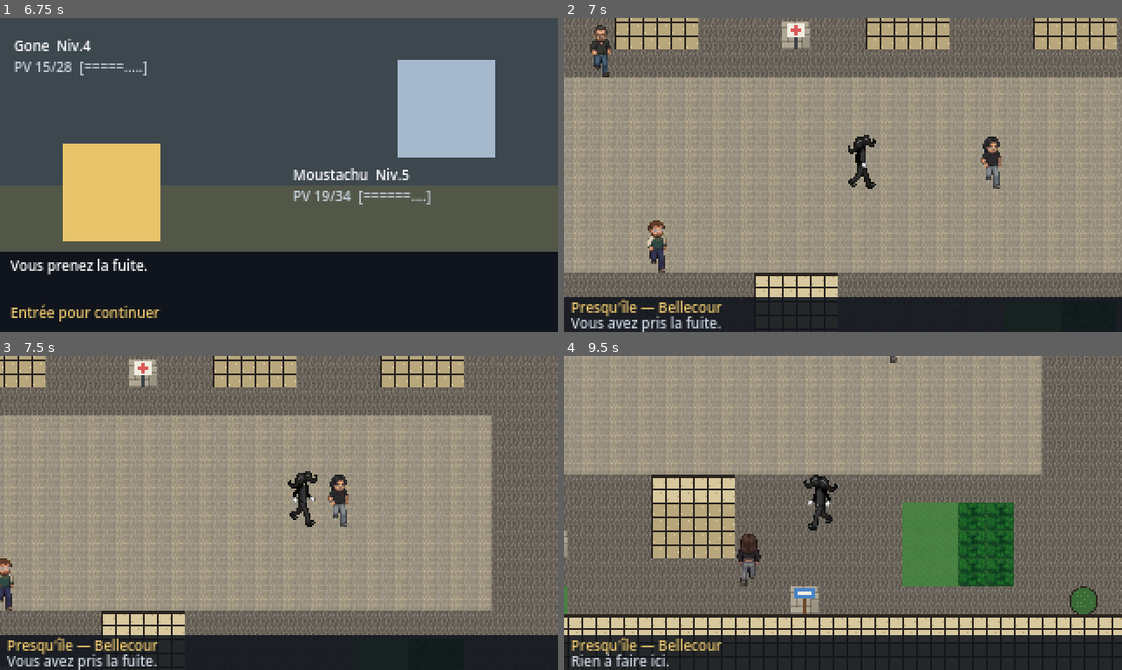
Above: before the commit, frames 1-4 (two rows, left to right).
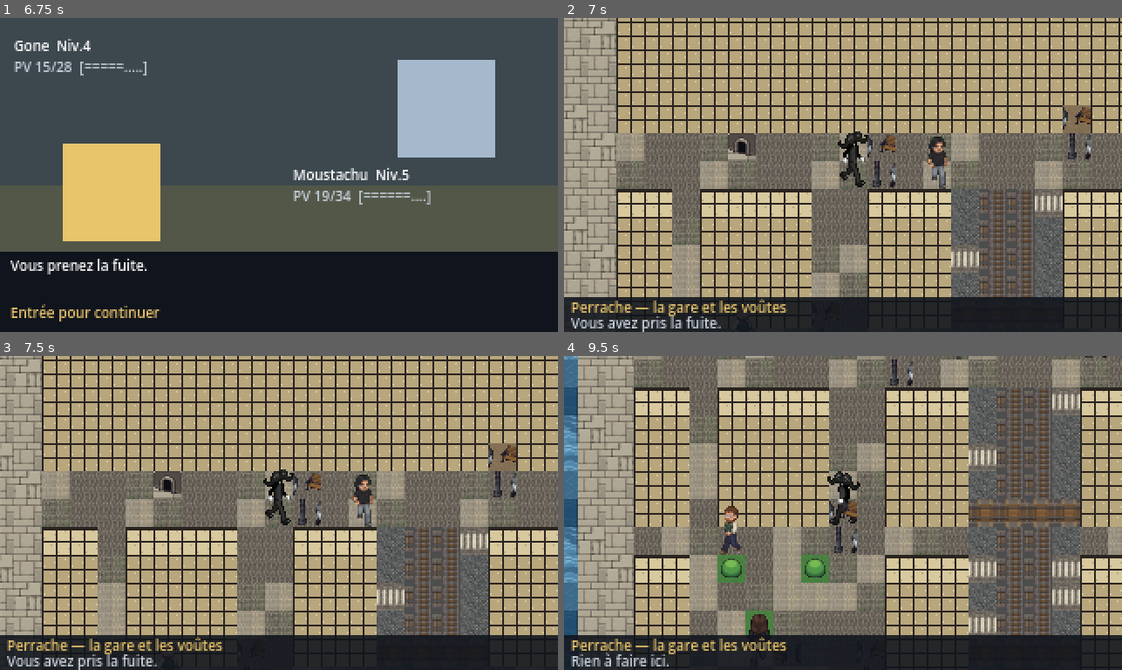
Above: after the commit, the same moments.

Repository: ThibaultGRAND/EEMIDEX
Game: Godot game, scene res://scenes/battle/battle.tscn
Two runs of this game, one before a commit and one after it. Both use one fixed random seed, a clock stepped at 60 frames per second and the inputs below. This scene is started directly instead of the project's main scene.
Inputs:
- Up to frame 1 (6.75 s): tap Enter (ui_accept) at 0.5, 0.77, 1.25, 1.52, 2, 2.75, 3.02, 3.5, 3.77, 4.25, 4.52, 6.02 s; hold Up (ui_up) 0.53-2.03 s; tap Tab every 1.5 s from 0.6 to 6.6 s; tap Shift every 1.5 s from 1.35 to 5.85 s; hold Left (ui_left) 2.03-3.53 s; hold Down (ui_down) 3.53-4.28 s; hold Right (ui_right) 4.28-5.03 s; hold Up (ui_up) 5.03-5.78 s; hold Right (ui_right) from 5.78 s (still down)
- Up to frame 2 (7 s): keep holding Right (ui_right); tap Enter (ui_accept) at 6.77 s
- Up to frame 3 (7.5 s): keep holding Right (ui_right); tap Shift at 7.35 s
- Up to frame 4 (9.5 s): tap Enter (ui_accept) at 7.52, 9.02 s; release Right (ui_right) at 8.03 s; hold Down (ui_down) 8.03-8.78 s; tap Tab at 8.1 s; hold Left (ui_left) from 8.78 s (still down); tap Shift at 8.85 s

Frame 1 is identical in both runs. In frame 2, 71% of the frame differs, in the area x 0-100%, y 0-95%; in frame 3, 72%; in frame 4, 70%.

Commit message:
La carte de la Confluence, sauvegarde auto et interface redimensionnable
Carte : les trois anciennes zones laissent place aux quatre zones de la
Confluence, de Perrache au Musee, avec la Saone a l'ouest, le Rhone a l'est
et les voies ferrees au milieu. tools/verifier_plans.py controle largeur des
lignes, caracteres connus, sorties qui se repondent, joignabilite a pied, et
qu'aucun depart ni arrivee ne soit coiffe par le haut d'un batiment, ou l'on
serait invisible.

Sols : les grands aplats sont casses par des variantes tirees de facon
stable, pour qu'une meme case garde toujours la meme tuile.

Sauvegarde : GameState.sauvegarde_auto() est appele apres un combat, au
changement de zone et au poste de soin. Fermer un onglet ne previent pas.

Interface : les mini-jeux, l'ecran titre, l'ecran de combat et le HUD de la
carte passent en ancrages proportionnels. La mise en page est identique au
pixel pres, mais ne depend plus de la resolution.

Outils : creer_gone.py fabrique les fiches .tres depuis les reponses au
formulaire, changer_resolution.py applique un changement d'echelle dans les
deux sens.

Co-Authored-By: Claude Opus 5 <noreply@anthropic.com>

Diff:
--- a/scenes/battle/battle.gd
+++ b/scenes/battle/battle.gd
@@ -327,17 +327,17 @@
 		await _dire("%s passe au niveau %d !" % [_actif.nom(), _actif.niveau])
 	if GameState.combat_est_boss:
 		GameState.lever_drapeau(&"gardien_battu")
-		await _dire("La colline est à vous. Fin du MVP : merci d'avoir joué.")
-		_quitter("Vous avez battu le gardien de Fourvière.")
+		await _dire("La pointe est à vous. Fin du MVP : merci d'avoir joué.")
+		_quitter("Vous avez battu le gardien du confluent.")
 		return
 	_quitter("%s a été battu." % _ennemi.nom())
 
 func _defaite() -> void:
 	await _dire("Toute l'équipe est hors de combat...")
 	GameState.soigner_equipe()
-	GameState.zone_courante = &"presquile"
-	GameState.case_joueur = Zones.zone(&"presquile")["depart"]
-	_quitter("Vous vous réveillez à Bellecour, l'équipe soignée.")
+	GameState.zone_courante = &"perrache"
+	GameState.case_joueur = Zones.zone(&"perrache")["depart"]
+	_quitter("Vous vous réveillez à Perrache, l'équipe soignée.")
 
 func _quitter(message: String) -> void:
 	if _fini:
@@ -347,5 +347,6 @@
 	GameState.rencontre_en_attente = null
 	GameState.combat_est_boss = false
 	GameState.dernier_resultat_combat = message
+	GameState.sauvegarde_auto()
 	GameState.equipe_modifiee.emit()
 	get_tree().change_scene_to_file(GameState.SCENE_MONDE)
--- a/scenes/world/player.gd
+++ b/scenes/world/player.gd
@@ -21,7 +21,17 @@
 @onready var _camera: Camera2D = %Camera
 
 func _ready() -> void:
+	_caler_sprite()
 	_rafraichir_image()
+
+## Pose les pieds du sprite sur le bas de la case, quelle que soit la taille de
+## l'image. Un decalage fige se faussait des qu'on changeait de resolution ou
+## qu'on remplacait la planche du personnage.
+func _caler_sprite() -> void:
+	if _sprite.texture == null:
+		return
+	var image := _sprite.texture.get_size() / Vector2(_sprite.hframes, _sprite.vframes)
+	_sprite.offset = Vector2(0.0, Zones.TAILLE_CASE / 2.0 - image.y / 2.0)
 
 ## Position en pixels du centre d'une case.
 static func centre_de(c: Vector2i) -> Vector2:
--- a/scenes/world/player.tscn
+++ b/scenes/world/player.tscn
@@ -10,7 +10,6 @@
 [node name="Sprite" type="Sprite2D" parent="."]
 unique_name_in_owner = true
 texture = ExtResource("2_sprite")
-offset = Vector2(0, -9)
 hframes = 2
 vframes = 4
 
--- a/scenes/world/world.gd
+++ b/scenes/world/world.gd
@@ -22,7 +22,7 @@
 	"ui_right": [Vector2i(1, 0), 3],
 }
 
-var zone_id: StringName = &"presquile"
+var zone_id: StringName = &"perrache"
 var zone: Dictionary = {}
 
 var _mode: Mode = Mode.LIBRE
@@ -85,7 +85,7 @@
 			var c: String = ligne[x]
 			var cellule := Vector2i(x, y)
 			if Zones.SOLS.has(c):
-				_poser(_sol, cellule, Zones.SOLS[c])
+				_poser(_sol, cellule, Zones.sol_de(c, cellule))
 			if c == "R":
 				_decor.set_cell(cellule, Zones.IMPORT, zone["tuile_ressource"])
 			elif Zones.DECORS.has(c):
@@ -133,13 +133,14 @@
 		var sortie: Array = sorties[c]
 		_charger_zone(StringName(sortie[0]), Vector2i(int(sortie[1]), int(sortie[2])))
 		_message("Vous arrivez : %s" % zone["titre"])
+		GameState.sauvegarde_auto()
 		return
 	match c:
 		"T":
 			var sortie_traboule := Zones.autre_traboule(zone_id, cellule)
 			_joueur.placer(sortie_traboule)
 			GameState.case_joueur = sortie_traboule
-			_message("Traboule : un raccourci entre deux cours.")
+			_message("Un passage sous les voies ferrées.")
 		"R":
 			_ramasser_ressource(cellule)
 		"g":
@@ -161,7 +162,7 @@
 		"M":
 			return "Entraînement. Entrée pour lancer un mini-jeu."
 		"X":
-			return "Quelqu'un garde la colline. Entrée pour l'affronter."
+			return "Quelqu'un garde la pointe. Entrée pour l'affronter."
 		_:
 			return ""
 
@@ -242,7 +243,7 @@
 
 func _lancer_combat_de_fin() -> void:
 	if GameState.drapeau(&"gardien_battu"):
-		_message("La colline est calme. Fin du MVP : merci d'avoir joué.")
+		_message("La pointe est calme. Fin du MVP : merci d'avoir joué.")
 		return
 	var gardien: GoneData = GameState.catalogue_gones.get(&"generique_gardien_fourviere")
 	if gardien == null:
@@ -277,6 +278,7 @@
 	match _case_courante():
 		"S":
 			GameState.soigner_equipe()
+			GameState.sauvegarde_auto()
 			_message("Toute l'équipe est soignée.")
 		"B":
 			_ouvrir_menu(&"boutique", _texte_boutique(), [
--- a/scenes/world/world.tscn
+++ b/scenes/world/world.tscn
@@ -27,46 +27,48 @@
 [node name="Hud" type="CanvasLayer" parent="."]
 
 [node name="Bandeau" type="ColorRect" parent="Hud"]
-offset_top = 160.0
-offset_right = 320.0
-offset_bottom = 180.0
+anchor_top = 0.889
+anchor_right = 1.0
+anchor_bottom = 1.0
 color = Color(0.0627451, 0.0784314, 0.109804, 0.878431)
 
 [node name="Zone" type="Label" parent="Hud"]
+anchor_top = 0.889
+anchor_right = 1.0
+anchor_bottom = 0.944
+offset_left = 4.0
+offset_right = -4.0
 unique_name_in_owner = true
-offset_left = 4.0
-offset_top = 160.0
-offset_right = 316.0
-offset_bottom = 170.0
 theme_override_colors/font_color = Color(0.913725, 0.772549, 0.419608, 1)
 theme_override_font_sizes/font_size = 8
-text = "Presqu'île"
+text = "Perrache"
 
 [node name="Message" type="Label" parent="Hud"]
+anchor_top = 0.939
+anchor_right = 1.0
+anchor_bottom = 0.994
+offset_left = 4.0
+offset_right = -4.0
 unique_name_in_owner = true
-offset_left = 4.0
-offset_top = 169.0
-offset_right = 316.0
-offset_bottom = 179.0
 theme_override_colors/font_color = Color(0.784314, 0.823529, 0.866667, 1)
 theme_override_font_sizes/font_size = 8
 text = ""
 
 [node name="Volet" type="ColorRect" parent="Hud"]
+anchor_left = 0.1
+anchor_top = 0.133
+anchor_right = 0.9
+anchor_bottom = 0.844
 unique_name_in_owner = true
 visible = false
-offset_left = 32.0
-offset_top = 24.0
-offset_right = 288.0
-offset_bottom = 152.0
 color = Color(0.0627451, 0.0784314, 0.109804, 0.952941)
 
 [node name="Overlay" type="Label" parent="Hud"]
+anchor_left = 0.125
+anchor_top = 0.167
+anchor_right = 0.875
+anchor_bottom = 0.822
 unique_name_in_owner = true
 visible = false
-offset_left = 40.0
-offset_top = 30.0
-offset_right = 280.0
-offset_bottom = 148.0
 theme_override_font_sizes/font_size = 8
 text = ""
--- a/scenes/world/zones.gd
+++ b/scenes/world/zones.gd
@@ -1,26 +1,37 @@
 class_name Zones
 extends RefCounted
-## Les 3 zones du MVP, decrites en texte. Une ligne = une rangee de cases.
+## Les 4 zones du MVP, decrites en texte. Une ligne = une rangee de cases.
 ## world.gd construit les TileMapLayer a partir de ces plans.
+##
+## Le quartier de la Confluence, parcouru du nord au sud : la gare de Perrache,
+## le faubourg Sainte-Blandine, le bassin de la darse, puis la pointe sud et le
+## Musee des Confluences. La Saone coule a l'ouest (a gauche), le Rhone a l'est
+## (a droite), les deux se rejoignent en bas de la derniere zone, et les voies
+## ferrees descendent au milieu du quartier.
 ##
 ## Legende :
 ##   #  batiment / mur (bloquant)     .  pave           ,  pave use
-##   q  dalle de quai                 w  eau (bloquant) s  sable
+##   m  pave mousse                   q  dalle de quai  d  terre
+##   w  eau (bloquant)                s  sable          p  ponton de bois
 ##   h  herbe courte                  g  herbe haute (rencontres)
-##   t  arbre (bloquant)              d  terre
+##   t  arbre (bloquant)              j  buisson (bloquant)
+##   b  ballast                       v  voie ferree (bloquant)
+##   =  passage a niveau              L  lampadaire (bloquant)
+##   n  banc public (bloquant)
 ##   S  soin      B  boutique     M  entrainement
-##   T  traboule  R  ressource    X  combat de fin
+##   T  passage sous les voies   R  ressource    X  combat de fin
 ##   1 2 3  sortie vers une autre zone
 
+## Tous les plans font 32 caracteres de large ; la hauteur varie d'une zone a
+## l'autre, la camera suit le joueur et se borne sur taille_pixels().
 const LARGEUR := 32
-const HAUTEUR := 20
 const TAILLE_CASE := 16
 
 ## Cases que le joueur ne peut pas traverser.
-const BLOQUANTS := "#wt"
+const BLOQUANTS := "#wtvjLn"
 
 ## Sols simples ou les PNJ ont le droit de se balader (pas d'herbe haute,
-## de traboule, de sortie ni de lieu special).
+## de passage sous les voies, de sortie ni de lieu special).
 const SOLS_PNJ := ".,qhsd"
 
 ## Les deux sources du TileSet assets/tilesets/lyon.tres.
@@ -40,6 +51,13 @@
 	"w": [IMPORT, Vector2i(7, 0)],      # eau
 	"s": [IMPORT, Vector2i(6, 1)],      # sable de berge
 	"t": [IMPORT, Vector2i(5, 0)],      # herbe, sous l'arbre
+	"p": [IMPORT, Vector2i(5, 2)],      # planches de ponton
+	"b": [IMPORT, Vector2i(7, 1)],      # ballast, au bord des voies
+	"v": [IMPORT, Vector2i(2, 10)],     # rail et traverses, sur ballast
+	"=": [IMPORT, Vector2i(0, 11)],     # passage a niveau
+	"j": [IMPORT, Vector2i(5, 0)],      # herbe, sous le buisson
+	"L": [IMPORT, Vector2i(0, 0)],      # pave, sous le lampadaire
+	"n": [IMPORT, Vector2i(0, 0)],      # pave, sous le banc
 	"S": [IMPORT, Vector2i(3, 0)],
 	"B": [IMPORT, Vector2i(3, 0)],
 	"M": [IMPORT, Vector2i(3, 0)],
@@ -51,131 +69,216 @@
 	"3": [IMPORT, Vector2i(0, 14)],
 }
 
+## Variantes d'un meme sol. Un grand aplat de la meme tuile se voit
+## immediatement : on en pioche une au hasard, mais toujours la meme pour une
+## case donnee, sinon le decor scintillerait a chaque repeinte.
+const VARIANTES := {
+	".": [Vector2i(0, 0), Vector2i(0, 0), Vector2i(1, 0), Vector2i(2, 0)],
+	",": [Vector2i(1, 0), Vector2i(1, 0), Vector2i(0, 0), Vector2i(2, 0)],
+	"q": [Vector2i(3, 0), Vector2i(3, 0), Vector2i(3, 0), Vector2i(2, 1)],
+	"d": [Vector2i(4, 0), Vector2i(4, 0), Vector2i(0, 1), Vector2i(1, 1)],
+	"w": [Vector2i(7, 0), Vector2i(0, 2), Vector2i(1, 2), Vector2i(2, 2)],
+	"b": [Vector2i(7, 1), Vector2i(7, 1), Vector2i(3, 1)],
+}
+
 ## Volume pose sur la couche du haut, triee en profondeur.
 const DECORS := {
 	"#": [PLACEHOLDER, Vector2i(0, 2)],   # mur : planche 5 a refaire
 	"t": [PLACEHOLDER, Vector2i(5, 2)],   # arbre : planche 9 jamais recue
 	"S": [PLACEHOLDER, Vector2i(6, 3)],   # croix de soin
 	"B": [PLACEHOLDER, Vector2i(5, 3)],   # enseigne de boutique
-	"X": [PLACEHOLDER, Vector2i(7, 3)],   # le gardien de Fourviere
+	"X": [PLACEHOLDER, Vector2i(7, 3)],   # le gardien de la pointe
 	"M": [IMPORT, Vector2i(7, 13)],       # borne d'entrainement
-	"T": [IMPORT, Vector2i(6, 13)],       # porche de traboule
+	"T": [IMPORT, Vector2i(6, 13)],       # bouche du passage sous les voies
+	"j": [IMPORT, Vector2i(1, 9)],        # buisson rond
+	"L": [IMPORT, Vector2i(5, 11)],       # lampadaire, pied en fonte
+	"n": [IMPORT, Vector2i(7, 11)],       # banc public
 }
 
 ## Partie haute des volumes qui font deux cases, posee sur la case du dessus.
 const DECORS_HAUT := {
 	"#": [PLACEHOLDER, Vector2i(1, 2)],
 	"t": [PLACEHOLDER, Vector2i(6, 2)],
+	"L": [IMPORT, Vector2i(6, 11)],       # lampadaire, tete et lanterne
 }
 
 const ZONES := {
-	&"presquile": {
-		"titre": "Presqu'île — Bellecour",
+	&"perrache": {
+		"titre": "Perrache — la gare et les voûtes",
 		"ressource": &"praline",
 		"tuile_ressource": Vector2i(3, 13),
-		"rencontres": [&"generique_gone", &"generique_quenellon"],
+		## Pas d'herbe haute a Perrache : on ne croise rien sur le parvis.
+		"rencontres": [],
 		"niveau_min": 3,
 		"niveau_max": 5,
-		"depart": Vector2i(16, 9),
+		"depart": Vector2i(12, 10),
 		"plan": [
-			"################################",
-			"#ttt##########################t#",
-			"#..............................#",
-			"#..###...###......###...###....#",
-			"#..###...###...S..###...###....#",
-			"#..............................#",
-			"wwqq,,,,,,,,,,,,,,,,,,,,,,,,...#",
-			"wwqq,,,,,,,,,,,,,,,,,,,,,,,,...#",
-			"wwqq,,,,,,,,,,,,,,,,,,,,,,,,...#",
-			"2qqq,,,,,,,,,,,,,,,,,,,,,,,,...#",
-			"wwqq,,,,,,,,,,,,,,,,,,,,,,,,...#",
-			"wwqq,,,,,,,,,,,,,,,,,,,,,,,,...#",
-			"wwqq,,,,,,,,,,,,,,,,,,,,,,,,...#",
-			"#..............................#",
-			"#..hhgg.......###......hhgg....#",
-			"#..hhgg...M...###......hhgg....#",
-			"#..hhgg................hhgg....#",
-			"#.........R........B...........#",
-			"#t...........................t.#",
-			"################################",
-		],
-		"sorties": {"2": ["vieux_lyon", 30, 7]},
+			"www##########################www",
+			"wwwqqt,,,L,,,,,,,,,,R,L,,,,qqwww",
+			"wwwqq,,S,T,n,,,n,,,,,,,,B,tqqwww",
+			"wwwqq####################..qqwww",
+			"wwwqq####################..qqwww",
+			"wwwqq####################..qqwww",
+			"wwwqq####################..qqwww",
+			"wwwqq####################..qqwww",
+			"wwwqq####################..qqwww",
+			"wwwqq....T...........L.....qqwww",
+			"wwwqq.........L............qqwww",
+			"wwwqq..,.........bvvb......qqwww",
+			"wwwqq##,####..###bvvb######qqwww",
+			"wwwqq##,####..###bvvb######qqwww",
+			"wwwqq##,####..###bvvb######qqwww",
+			"wwwqq##,####..###====######qqwww",
+			"wwwqq..,....L....bvvb......qqwww",
+			"wwwqq..,j,,j.....bvvb......qqwww",
+			"wwwqq##,,,,,..###bvvb######qqwww",
+			"wwwqq##,,R,,..###bvvb######qqwww",
+			"wwwqq##,,,n,..###====######qqwww",
+			"wwwqq##,,,,,.L###bvvb######qqwww",
+			"wwwqq......................qqwww",
+			"www#########22###vvvv########www",
+		],
+		"sorties": {"2": ["sainte_blandine", 12, 1]},
 		## PNJ qui se baladent : sprite 2 foulees x 4 directions, case de depart.
 		"pnj": [
-			{"nom": "PnjSeb", "sprite": "res://assets/sprites/pnj_seb.png", "case": Vector2i(8, 5)},
-			{"nom": "PnjThomas", "sprite": "res://assets/sprites/pnj_thomas.png", "case": Vector2i(22, 9)},
-			{"nom": "PnjJulian", "sprite": "res://assets/sprites/pnj_julian.png", "case": Vector2i(10, 12)},
-			{"nom": "PnjPaloma", "sprite": "res://assets/sprites/pnj_paloma.png", "case": Vector2i(17, 16)},
+			{"nom": "PnjSeb", "sprite": "res://assets/sprites/pnj_seb.png", "case": Vector2i(8, 2)},
+			{"nom": "PnjThomas", "sprite": "res://assets/sprites/pnj_thomas.png", "case": Vector2i(16, 10)},
+			{"nom": "PnjJulian", "sprite": "res://assets/sprites/pnj_julian.png", "case": Vector2i(9, 16)},
+			{"nom": "PnjPaloma", "sprite": "res://assets/sprites/pnj_paloma.png", "case": Vector2i(9, 20)},
 		],
 	},
-	&"vieux_lyon": {
-		"titre": "Vieux Lyon — les traboules",
+
+	&"sainte_blandine": {
+		"titre": "Sainte-Blandine — le faubourg et le quai Rambaud",
 		"ressource": &"cocon",
 		"tuile_ressource": Vector2i(4, 13),
 		"rencontres": [&"generique_gone", &"generique_traboulin"],
-		"niveau_min": 5,
-		"niveau_max": 8,
-		"depart": Vector2i(30, 7),
+		"niveau_min": 4,
+		"niveau_max": 7,
+		"depart": Vector2i(12, 1),
 		"plan": [
-			"################################",
-			"#..............................#",
-			"#.####.####.####.####.####.###.#",
-			"#.####.####.####.####.####.###.#",
-			"#..............................#",
-			"#.####.#T##.####.####.#T##.###.#",
-			"#.####.####.####.####.####.###.#",
-			"#..............................1",
-			"#..............................#",
-			"3..............................#",
-			"#..gg....R.........gg..........#",
-			"#..gg..............gg..........#",
-			"#.####.####.####.####.####.###.#",
-			"#.####.####.####.####.####.###.#",
-			"#..............................#",
-			"#..gg.......R......gg..........#",
-			"#..gg..............gg..........#",
-			"#..............................#",
-			"#.####.####.####.####.####.###.#",
-			"################################",
-		],
-		"sorties": {"1": ["presquile", 1, 9], "3": ["fourviere", 1, 8]},
+			"www#########11###############www",
+			"wwwqqt,,,,L,..,,,bvvb,,,,,tqqwww",
+			"wwwqq,,,,,,,..,,,bvvb,,L,,,qqwww",
+			"wwwqq,t,,,,,..,,,bvvb,,,,t,qqwww",
+			"wwwqq............bvvb......qqwww",
+			"wwwqq.####....###bvvb......qqwww",
+			"wwwqq.####....###bvvb......qqwww",
+			"wwwqq.####....###bvvb......qqwww",
+			"wwwqq.####....###bvvb......qqwww",
+			"wwwqqj,n,,j...###bvvb......qqwww",
+			"wwwqq,,,,,,....M.bvvb......qqwww",
+			"wwwqq####........====.t..t.qqwww",
+			"wwwpp####..,.....bvvbggggggqqwww",
+			"wwwpp####..,..###bvvbggggggqqwww",
+			"wwwpp.t..t.,L.###bvvbggggggqqwww",
+			"wwwqqgggggg,..###bvvbggggggqqwww",
+			"wwwqqgggggg,..###bvvbgggRggqqwww",
+			"wwwqqgggggg,.....bvvbggggggqqwww",
+			"wwwqqggRggg,.....bvvbhhhhhhqqwww",
+			"wwwqqgggggg,.....bvvbhhhhhhqqwww",
+			"wwwqqgggggg,.L..TbvvbT.....qqwww",
+			"wwwqqhhhhhh,.....bvvb......qqwww",
+			"wwwqqhhhhhh,.....====......qqwww",
+			"wwwqqhhhhhh,.....bvvbhhhhhhqqwww",
+			"wwwqq......................qqwww",
+			"www#########22###vvvv########www",
+		],
+		"sorties": {"1": ["perrache", 12, 22], "2": ["darse", 12, 1]},
 	},
-	&"fourviere": {
-		"titre": "Fourvière — la colline",
+
+	&"darse": {
+		"titre": "La Darse — le bassin de la Confluence",
 		"ressource": &"quenelle",
 		"tuile_ressource": Vector2i(5, 13),
+		"rencontres": [&"generique_quenellon", &"generique_gone"],
+		"niveau_min": 7,
+		"niveau_max": 10,
+		"depart": Vector2i(12, 1),
+		"plan": [
+			"www#########11###############www",
+			"wwwqq,,,,,,,..,,,bvvb,,,,,,qqwww",
+			"wwwqq,,,L,,,..,,,bvvb,,,,,,qqwww",
+			"wwwqq###.###L....bvvb......qqwww",
+			"wwwqq###.###.....====......qqwww",
+			"wwwqq###.###.....bvvb......qqwww",
+			"wwwqqqqqqqqq..###bvvb######qqwww",
+			"wwwqqqqqqqqq..###bvvb######qqwww",
+			"wwwqqwwwwwww..###bvvb######qqwww",
+			"wwwqqwwwwwww..###bvvb######qqwww",
+			"wwwqqpppppww.n###bvvb######qqwww",
+			"wwwqqwwwwpww..###bvvb######qqwww",
+			"wwwwwwwwwpww..###bvvb......qqwww",
+			"wwwwwwwwwpww...R.====......qqwww",
+			"wwwwwwwwwpww.....bvvb......qqwww",
+			"wwwwwwwwwpww.....bvvb......qqwww",
+			"wwwqqpppppww....TbvvbT.....qqwww",
+			"wwwqqwwwwwww.....bvvb.t..t.qqwww",
+			"wwwqqwwwwwww..gggbvvbhhhhhhqqwww",
+			"wwwqqwwwwwww..gggbvvbhhhhhhqqwww",
+			"wwwqqqqqqqqq..gggbvvbhhRhhhqqwww",
+			"wwwqqqqqqqqq..gggbvvbhhhhhhqqwww",
+			"wwwqqtgggggg..j..bvvbggggggqqwww",
+			"wwwqqggggggg.....bvvbggggggqqwww",
+			"wwwqqggggggg.L...bvvbggggggqqwww",
+			"wwwqqggggggt....jbvvbggggggqqwww",
+			"wwwqq......................qqwww",
+			"www#########22###vvvv########www",
+		],
+		"sorties": {"1": ["sainte_blandine", 12, 24], "2": ["pointe", 12, 1]},
+	},
+
+	&"pointe": {
+		"titre": "La Pointe — le musée et le confluent",
+		"ressource": &"cocon",
+		"tuile_ressource": Vector2i(4, 13),
 		"rencontres": [&"generique_traboulin", &"generique_quenellon"],
-		"niveau_min": 8,
-		"niveau_max": 11,
-		"depart": Vector2i(1, 8),
+		"niveau_min": 10,
+		"niveau_max": 13,
+		"depart": Vector2i(12, 1),
 		"plan": [
-			"################################",
-			"#tt##########tt###########tt####",
-			"#..............................#",
-			"#..hhh....########....hhh......#",
-			"#..hhh....########....hhh......#",
-			"#.........########.............#",
-			"#..gg.................gg.......#",
-			"#..gg......R..........gg.......#",
-			"2..............................#",
-			"#..............................#",
-			"#...........X..................#",
-			"#..............................#",
-			"#..gg.................gg.......#",
-			"#..gg......R..........gg.......#",
-			"#..hhh....########....hhh......#",
-			"#..hhh....########....hhh......#",
-			"#.........########.............#",
-			"#..............................#",
-			"#tt########################tt###",
-			"################################",
-		],
-		"sorties": {"2": ["vieux_lyon", 1, 9]},
+			"www#########11###############www",
+			"wwwqqthhhthh..hhhbvvbhthhhtqqwww",
+			"wwwqqhhhhhhh..hhhbvvbhhhhhhqqwww",
+			"wwwqqggggggh..hhhbvvbggggggqqwww",
+			"wwwqqggggggh..hhhbvvbggggggqqwww",
+			"wwwqqgggRggh..hhhbvvbggggggqqwww",
+			"wwwqqggggggh..hhhbvvbggRgggqqwww",
+			"wwwqqggggggh..hhhbvvbggggggqqwww",
+			"wwwqqhthhhhh..hhhbbbbhhhhthqqwww",
+			"wwwqqgtggggg.....bbbb......qqwww",
+			"wwwqqggggggqqqqqqqqqqgtggggqqwww",
+			"wwwqqggggggq########qggggggqqwww",
+			"wwwqqgggggtq########qggggggqqwww",
+			"wwwqqggtgggq########qggggtgqqwww",
+			"wwwqq......q########q......qqwww",
+			"wwwqq......q########q......qqwww",
+			"wwwqq......q########q......qqwww",
+			"wwwqq......LqqqqqqqqL......qqwww",
+			"wwwqq......qqqqqqqqqq......qqwww",
+			"wwwwwwwwwqqqqqqqqqqqqqqwwwwwwwww",
+			"wwwwwwwwwhthhhhhhhhhhthwwwwwwwww",
+			"wwwwwwwwwhgggggggggggghwwwwwwwww",
+			"wwwwwwwwwhgggggggggggghwwwwwwwww",
+			"wwwwwwwwwwwwwwsssswwwwwwwwwwwwww",
+			"wwwwwwwwwwwwwwsXsswwwwwwwwwwwwww",
+			"wwwwwwwwwwwwwwsssswwwwwwwwwwwwww",
+		],
+		"sorties": {"1": ["darse", 12, 26]},
 	},
 }
 
+## Variante de sol a poser sur une case. Le tirage depend des coordonnees,
+## donc il ne change pas d'une repeinte a l'autre.
+static func sol_de(c: String, cellule: Vector2i) -> Array:
+	if not VARIANTES.has(c):
+		return SOLS.get(c, [0, Vector2i(0, 0)])
+	var choix: Array = VARIANTES[c]
+	var melange := (cellule.x * 73856093) ^ (cellule.y * 19349663)
+	return [SOLS[c][0], choix[absi(melange) % choix.size()]]
+
 static func zone(id: StringName) -> Dictionary:
-	return ZONES.get(id, ZONES[&"presquile"])
+	return ZONES.get(id, ZONES[&"perrache"])
 
 static func case_a(id: StringName, position: Vector2i) -> String:
 	var plan: Array = zone(id)["plan"]
@@ -192,7 +295,7 @@
 static func accepte_pnj(id: StringName, position: Vector2i) -> bool:
 	return SOLS_PNJ.contains(case_a(id, position))
 
-## Les deux bouts d'une traboule : on sort par l'autre.
+## Les deux bouts d'un passage sous les voies : on sort par l'autre.
 static func autre_traboule(id: StringName, depuis: Vector2i) -> Vector2i:
 	var plan: Array = zone(id)["plan"]
 	for y in plan.size():
--- a/scripts/autoload/game_state.gd
+++ b/scripts/autoload/game_state.gd
@@ -35,8 +35,8 @@
 var partie_commencee: bool = false
 
 # --- Position du joueur -------------------------------------------------------
-var zone_courante: StringName = &"presquile"
-var case_joueur := Vector2i(16, 9)
+var zone_courante: StringName = &"perrache"
+var case_joueur := Vector2i(12, 10)
 
 # --- Contexte passé d'une scène à l'autre ------------------------------------
 var rencontre_en_attente: GoneData = null
@@ -103,8 +103,8 @@
 	for id in RESSOURCES:
 		ressources[id] = 0
 	drapeaux.clear()
-	zone_courante = &"presquile"
-	case_joueur = Zones.zone(&"presquile")["depart"]
+	zone_courante = &"perrache"
+	case_joueur = Zones.zone(&"perrache")["depart"]
 	partie_commencee = true
 
 	var depart: GoneData = catalogue_gones.get(&"generique_moustachu")
@@ -214,6 +214,13 @@
 # =============================================================================
 func sauvegarde_existe() -> bool:
 	return FileAccess.file_exists(CHEMIN_SAUVEGARDE)
+
+## Sauvegarde silencieuse, aux moments ou le joueur en a besoin sans y penser.
+## Dans un navigateur, fermer l'onglet ne previent pas : compter sur le menu
+## pause, c'est perdre la partie de quelqu'un.
+func sauvegarde_auto() -> void:
+	if partie_commencee:
+		sauvegarder()
 
 func sauvegarder() -> bool:
 	var equipe_brute: Array = []
@@ -278,8 +285,8 @@
 	for id in donnees.get("drapeaux", {}):
 		drapeaux[StringName(id)] = bool(donnees["drapeaux"][id])
 
-	zone_courante = StringName(donnees.get("zone", "presquile"))
-	case_joueur = Vector2i(int(donnees.get("case_x", 16)), int(donnees.get("case_y", 9)))
+	zone_courante = StringName(donnees.get("zone", "perrache"))
+	case_joueur = Vector2i(int(donnees.get("case_x", 12)), int(donnees.get("case_y", 10)))
 	partie_commencee = true
 
 	equipe_modifiee.emit()
